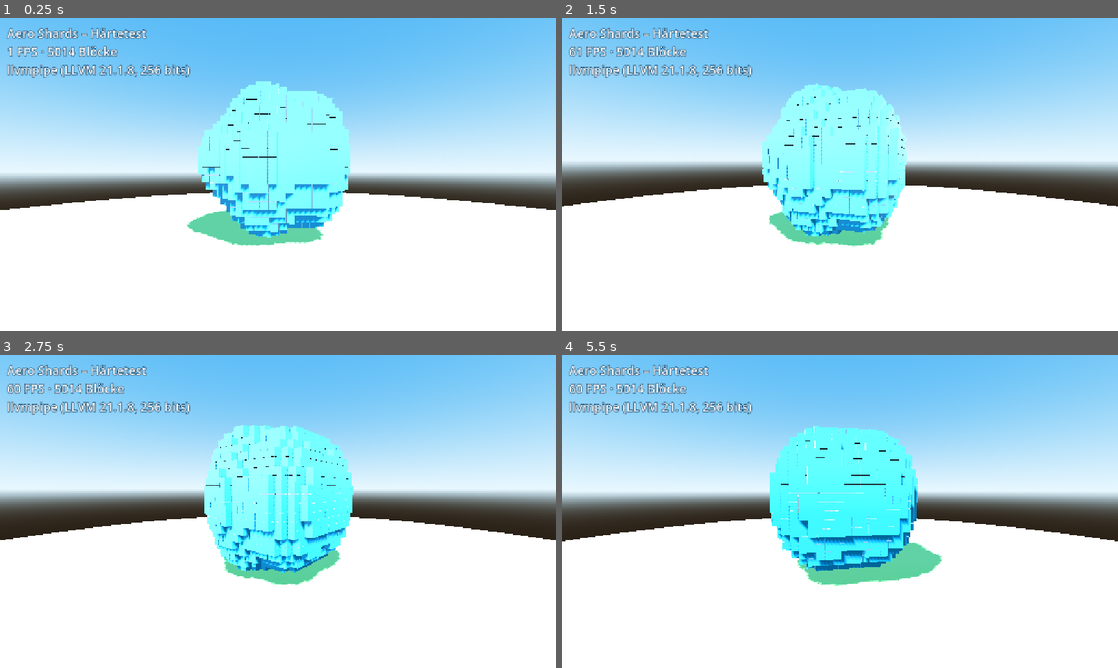
Above: before the commit, frames 1-4 (two rows, left to right).
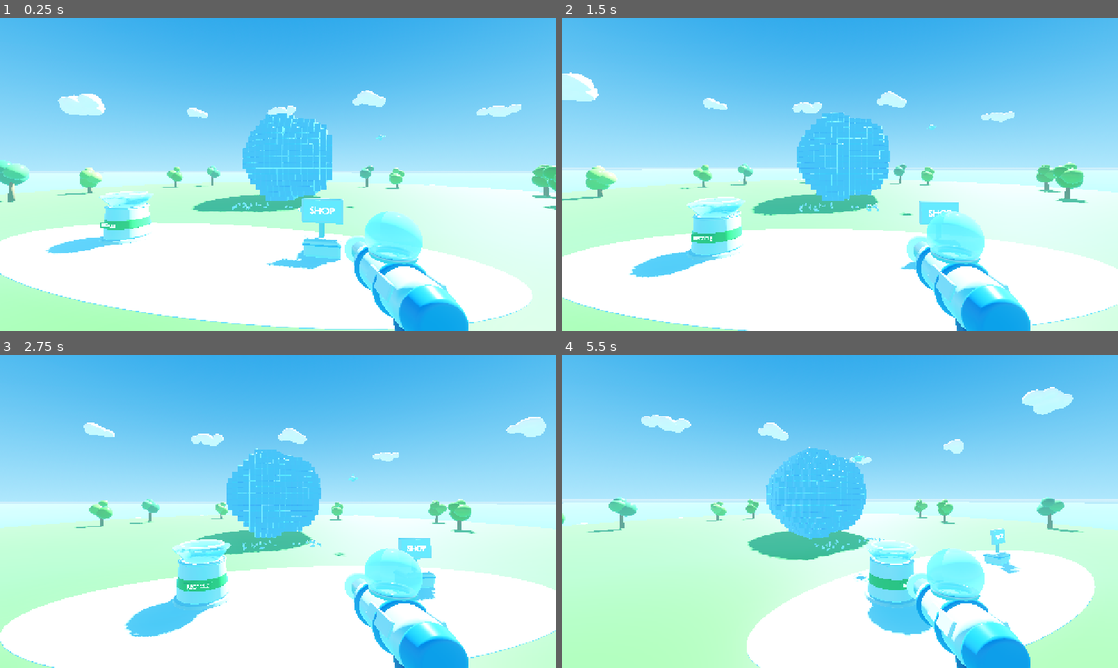
Above: after the commit, the same moments.

Repository: balckemarkus-ctrl/Aerolicious
Game: Godot game, scene res://gallery.tscn
Two runs of this game, one before a commit and one after it. Both use one fixed random seed, a clock stepped at 60 frames per second and the inputs below. Before the commit the project starts from res://stress_test.tscn.
Inputs:
- Up to frame 1 (0.25 s): no input
- Up to frame 2 (1.5 s): no input
- Up to frame 3 (2.75 s): no input
- Up to frame 4 (5.5 s): no input

The runs differ from the first frame. In frame 1, 80% of the frame differs, in the area x 0-100%, y 0-100%; in frame 2, 77%; in frame 3, 78%; in frame 4, 88%.

Commit message:
Add Blender model pipeline and first Frutiger Aero models
One Python script per model in blender/ (block, shard, blaster, drone,
recycler, shop, three trees, two clouds, island), shared helpers for
glossy materials, bevels, glTF export and preview renders, and
build_all.sh to regenerate them headless. A Godot gallery scene shows all
models in the island layout; verified on the Pixel 10 Pro.

Co-Authored-By: Claude Opus 5.5 <noreply@anthropic.com>

Diff:
--- /dev/null
+++ b/godot/gallery.gd
@@ -0,0 +1,183 @@
+extends Node3D
+# Vorschau aller Blender-Modelle in der Spielwelt (Phase 1). Kamera fliegt um die Insel.
+
+const M := "res://assets/models/"
+const TIER_COLORS := [Color("6cc8ff"), Color("26c6d6"), Color("8ee04a"), Color("b8c6d6"), Color("ff8fe0")]
+const RECYCLER_POS := Vector3(-8, 0, 30)
+const SHOP_POS := Vector3(8, 0, 30)
+
+var cam: Camera3D
+var drone: Node3D
+var spin: Array[Node3D] = []
+var clouds: Array[Node3D] = []
+var t := 0.0
+
+func model(file: String) -> Node3D:
+	return (load(M + file + ".glb") as PackedScene).instantiate()
+
+func first_mesh(n: Node) -> Mesh:
+	if n is MeshInstance3D:
+		return n.mesh
+	for c in n.get_children():
+		var m := first_mesh(c)
+		if m:
+			return m
+	return null
+
+func set_shadows(n: Node, on: bool) -> void:
+	if n is GeometryInstance3D:
+		n.cast_shadow = GeometryInstance3D.SHADOW_CASTING_SETTING_ON if on else GeometryInstance3D.SHADOW_CASTING_SETTING_OFF
+	for c in n.get_children():
+		set_shadows(c, on)
+
+func _ready() -> void:
+	# Himmel und Licht
+	var sky_mat := ProceduralSkyMaterial.new()
+	sky_mat.sky_top_color = Color("1477d6")
+	sky_mat.sky_horizon_color = Color("8fd6ff")
+	sky_mat.sky_curve = 0.3
+	sky_mat.ground_bottom_color = Color("2fb8ea")
+	sky_mat.ground_horizon_color = Color("bfe8ff")
+	var sky := Sky.new()
+	sky.sky_material = sky_mat
+	var env := Environment.new()
+	env.background_mode = Environment.BG_SKY
+	env.sky = sky
+	env.ambient_light_source = Environment.AMBIENT_SOURCE_SKY
+	env.ambient_light_energy = 0.9
+	env.reflected_light_source = Environment.REFLECTION_SOURCE_SKY
+	env.tonemap_mode = Environment.TONE_MAPPER_FILMIC
+	env.tonemap_exposure = 0.95
+	env.fog_enabled = true
+	env.fog_light_color = Color("cdefff")
+	env.fog_density = 0.0012
+	env.fog_sky_affect = 0.0
+	env.glow_enabled = true
+	env.glow_intensity = 0.4
+	env.glow_hdr_threshold = 1.2
+	var we := WorldEnvironment.new()
+	we.environment = env
+	add_child(we)
+
+	var sun := DirectionalLight3D.new()
+	sun.light_color = Color("fff6e0")
+	sun.light_energy = 1.4
+	sun.rotation_degrees = Vector3(-48, 145, 0)
+	sun.shadow_enabled = true
+	sun.directional_shadow_max_distance = 110.0
+	add_child(sun)
+
+	# Wasser
+	var water := MeshInstance3D.new()
+	var plane := PlaneMesh.new()
+	plane.size = Vector2(1400, 1400)
+	water.mesh = plane
+	var wm := StandardMaterial3D.new()
+	wm.albedo_color = Color("2fb8ea")
+	wm.roughness = 0.05
+	wm.metallic = 0.1
+	water.material_override = wm
+	water.position.y = -1.1
+	add_child(water)
+
+	add_child(model("island"))
+
+	var recycler := model("recycler")
+	recycler.position = RECYCLER_POS
+	add_child(recycler)
+	var shop := model("shop")
+	shop.position = SHOP_POS
+	add_child(shop)
+
+	var tree_files := ["tree_a", "tree_b", "tree_c"]
+	for i in 16:
+		var a := float(i) / 16.0 * TAU + sin(i * 3.1) * 0.15
+		if absf(wrapf(a, -PI, PI) - PI / 2) < 0.35:
+			continue # Station frei lassen
+		var r := 44.0 + (i * 13) % 14
+		var tree := model(tree_files[i % 3])
+		tree.position = Vector3(cos(a) * r, 0, sin(a) * r)
+		tree.rotation.y = i * 1.3
+		add_child(tree)
+
+	for i in 14:
+		var cloud := model("cloud_a" if i % 2 == 0 else "cloud_b")
+		var a := float(i) / 14.0 * TAU
+		cloud.position = Vector3(cos(a) * (120 + i * 9), 55 + (i % 4) * 9, sin(a) * (120 + i * 9))
+		cloud.scale = Vector3.ONE * (1.0 + (i % 3) * 0.3)
+		set_shadows(cloud, false)
+		add_child(cloud)
+		clouds.append(cloud)
+
+	# Brocken aus dem Block-Modell (MultiMesh, Farbe pro Stufe)
+	var block_mat := StandardMaterial3D.new()
+	block_mat.vertex_color_use_as_albedo = true
+	block_mat.roughness = 0.15
+	block_mat.clearcoat_enabled = true
+	var block_mesh := first_mesh(model("block")).duplicate() as Mesh
+	block_mesh.surface_set_material(0, block_mat)
+	var cells: Array[Vector3] = []
+	var tiers: Array[int] = []
+	for x in range(-9, 10):
+		for y in range(0, 18):
+			for z in range(-9, 10):
+				var p := Vector3(x, (y - 8.5) * 1.1, z)
+				var r := p.length() + sin(x * 0.7) * 0.5 + cos(z * 0.5) * 0.5
+				if r < 9.3:
+					cells.append(Vector3(x, y + 0.5, z))
+					tiers.append(clampi(int(5 - r / 1.9), 0, 4))
+	var min_y := 1e9
+	for c in cells:
+		min_y = minf(min_y, c.y)
+	for i in cells.size():
+		cells[i].y -= min_y - 0.5 # auf den Boden stellen
+	var mm := MultiMesh.new()
+	mm.transform_format = MultiMesh.TRANSFORM_3D
+	mm.use_colors = true
+	mm.mesh = block_mesh
+	mm.instance_count = cells.size()
+	for i in cells.size():
+		mm.set_instance_transform(i, Transform3D(Basis(), cells[i]))
+		mm.set_instance_color(i, TIER_COLORS[tiers[i]])
+	var mmi := MultiMeshInstance3D.new()
+	mmi.multimesh = mm
+	add_child(mmi)
+
+	# Scherben vor dem Brocken
+	var shard_mesh := first_mesh(model("shard"))
+	for i in 24:
+		var s := MeshInstance3D.new()
+		s.mesh = shard_mesh
+		s.position = Vector3(randf_range(-6, 6), 0.3, randf_range(11, 16))
+		s.rotation = Vector3(randf() * TAU, randf() * TAU, 0)
+		s.scale = Vector3.ONE * 2.0
+		add_child(s)
+		spin.append(s)
+
+	drone = model("drone")
+	add_child(drone)
+
+	cam = Camera3D.new()
+	cam.fov = 70
+	add_child(cam)
+	var gun := model("blaster")
+	gun.position = Vector3(0.28, -0.26, -0.55)
+	gun.scale = Vector3.ONE * 0.75
+	cam.add_child(gun)
+
+func _process(delta: float) -> void:
+	t += delta
+	var a := t * 0.12 + 1.35
+	cam.position = Vector3(cos(a) * 46, 5.5 + sin(t * 0.3) * 1.5, sin(a) * 46)
+	cam.look_at(Vector3(0, 5, 10))
+	drone.position = Vector3(cos(t * 0.3) * 17, 11 + sin(t * 1.3) * 2, sin(t * 0.3) * 17)
+	drone.look_at(Vector3(0, 8, 0))
+	var ring := drone.find_child("Ring", true, false) as Node3D
+	if ring:
+		ring.rotation.y = t * 3
+	for s in spin:
+		s.rotate_y(delta * 2)
+	for c in clouds:
+		c.position.x += delta * 1.2
+		if c.position.x > 260:
+			c.position.x = -260
--- /dev/null
+++ b/godot/gallery.tscn
@@ -0,0 +1,6 @@
+[gd_scene load_steps=2 format=3]
+
+[ext_resource type="Script" path="res://gallery.gd" id="1"]
+
+[node name="Gallery" type="Node3D"]
+script = ExtResource("1")
--- a/godot/project.godot
+++ b/godot/project.godot
@@ -5,7 +5,7 @@
 [application]
 
 config/name="Aero Shards"
-run/main_scene="res://stress_test.tscn"
+run/main_scene="res://gallery.tscn"
 config/features=PackedStringArray("4.7", "Mobile")
 
 [display]
Binary file added: godot/assets/models/blaster.glb
Not shown, added: godot/assets/models/blaster.glb.import
Binary file added: godot/assets/models/block.glb
Not shown, added: godot/assets/models/block.glb.import
Binary file added: godot/assets/models/cloud_a.glb
Not shown, added: godot/assets/models/cloud_a.glb.import
Binary file added: godot/assets/models/cloud_b.glb
Not shown, added: godot/assets/models/cloud_b.glb.import
Binary file added: godot/assets/models/drone.glb
Not shown, added: godot/assets/models/drone.glb.import
Binary file added: godot/assets/models/island.glb
Not shown, added: godot/assets/models/island.glb.import
(and 26 more such lines)
